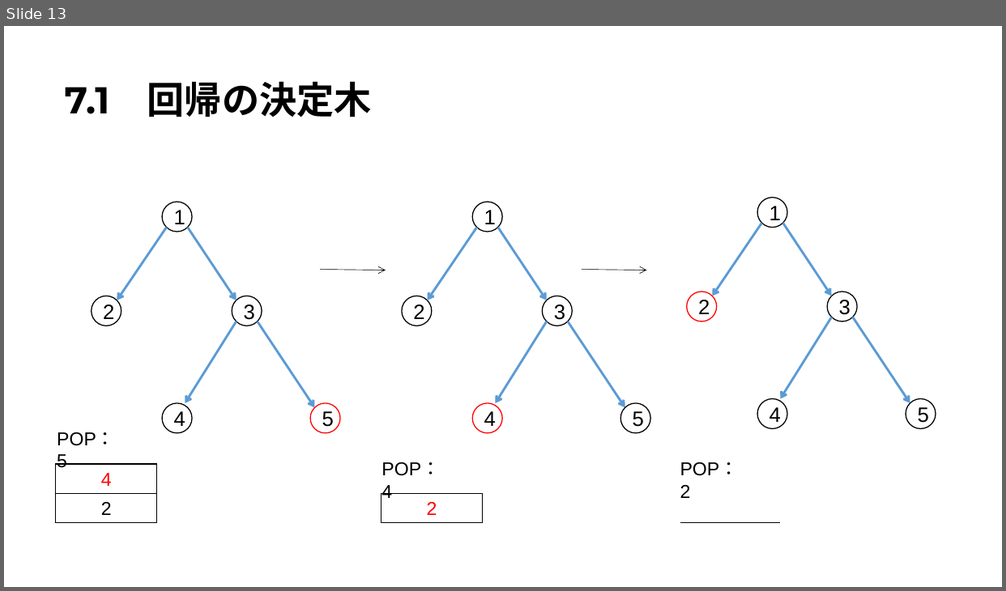
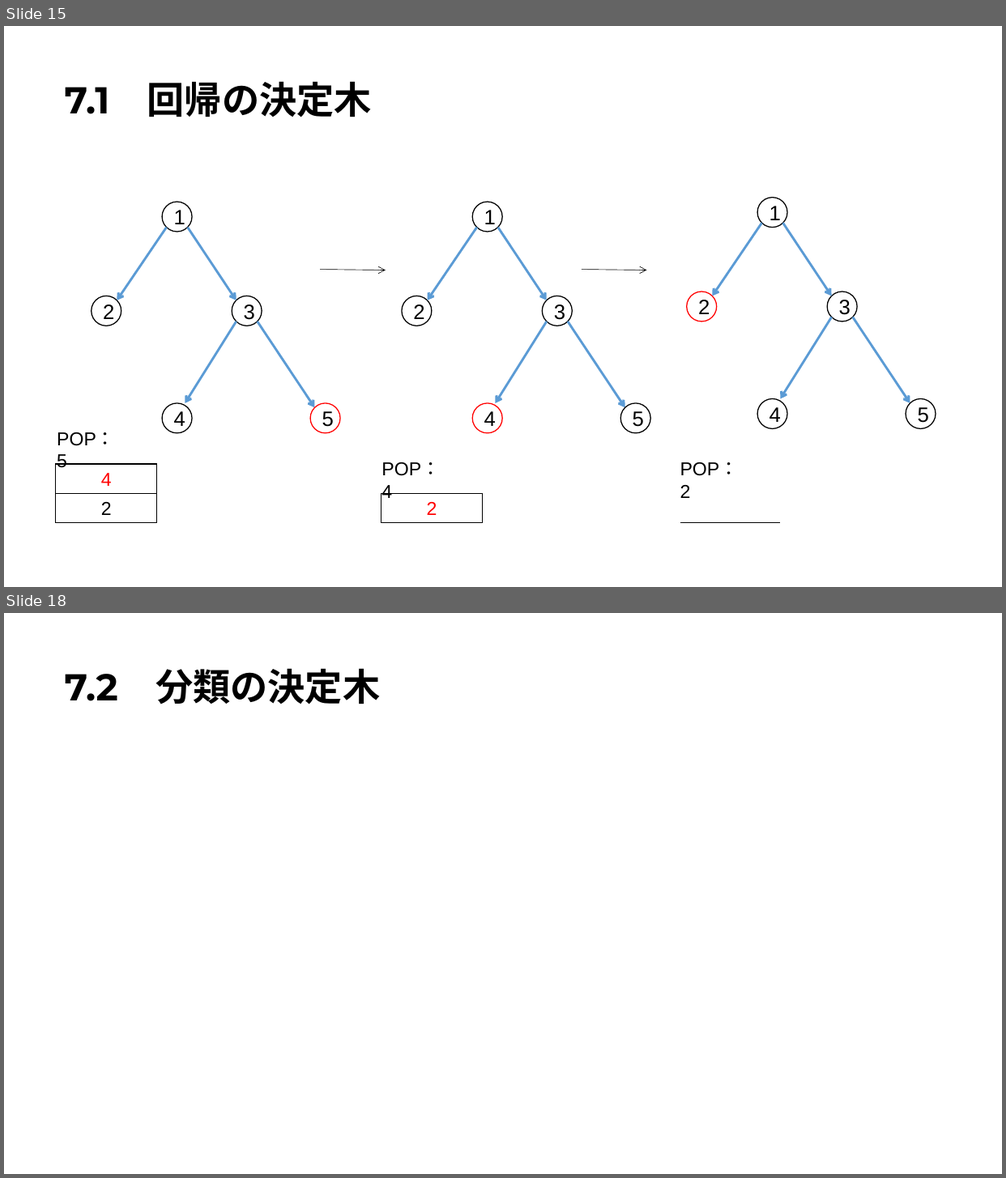
Before and after one commit to Harrry1206/-Graduation-research2, a slide deck: 第7章決定木.pptx. Shown one above the other, each under a label of ours: slide 13 before the commit, slides 15 and 18 after it; the slides between them are not shown. The pictures are 1006x591 and 1006x1178 pixels, drawn with LibreOffice and Linux fonts; fonts in the diff are those of the drawing; grey boxes stand for pictures. Boxes give left, top, right and bottom in pixels: in the first picture for what was removed or moved away, otherwise in the second. Text is boxed around its words. In the diff, an @@ line names an element or a change of style, - is before the commit and + after.

```diff
--- a/第7章決定木.pptx
+++ b/第7章決定木.pptx
@@ slide 18 added at (4, 613, 1002, 1174), background #FFFFFF @@
@@ title added at (65, 668, 380, 705), 36 pt, text #000000, bold @@
+7.2 分類の決定木
@@ what was slide 13 is now slide 15 @@
```
Also in this commit, not shown: 3 slides changed, 9 other slides added.
